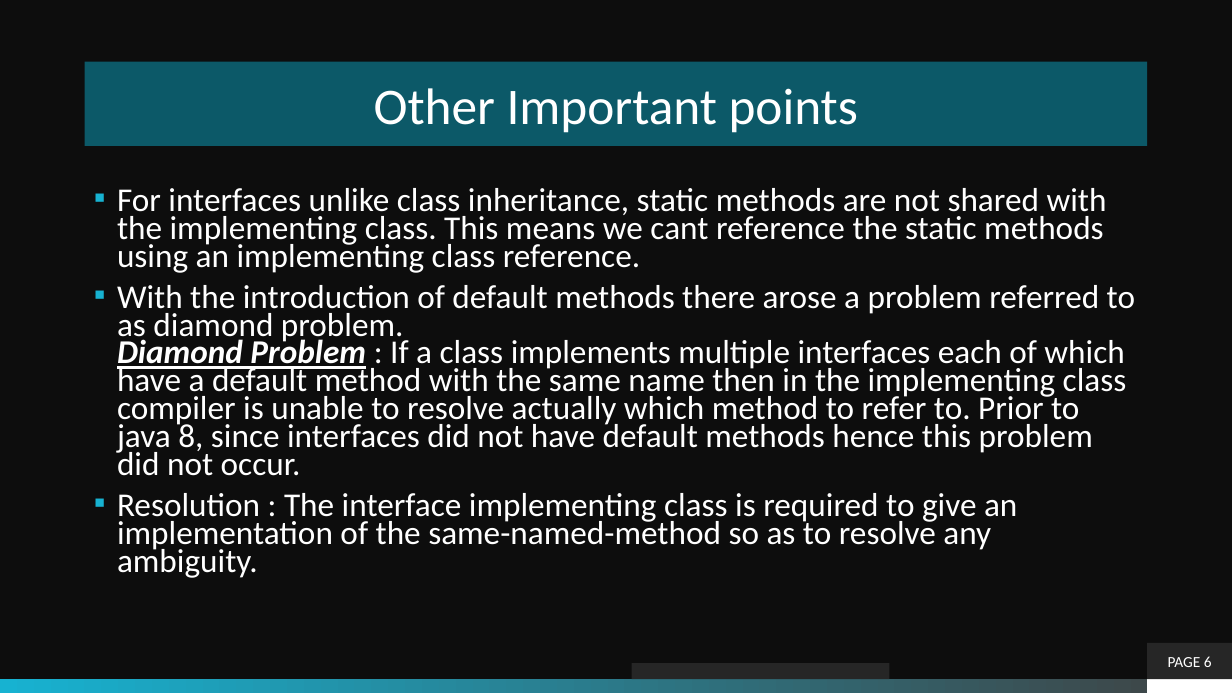
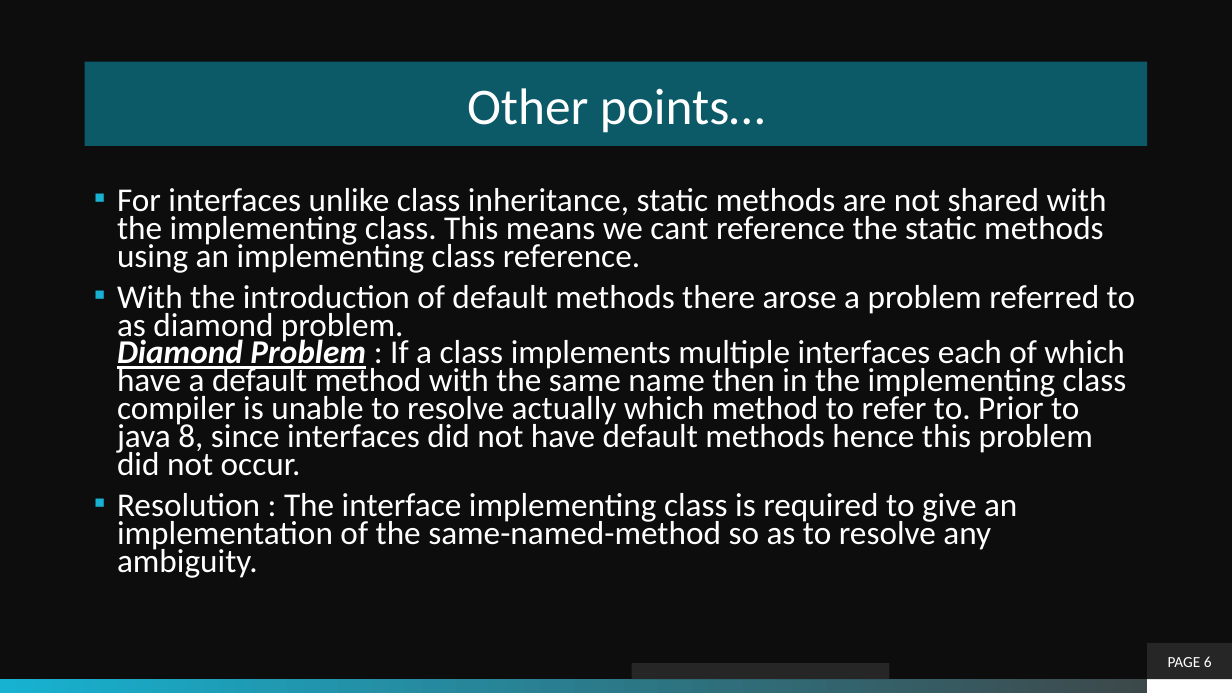
Before and after one commit to theLeonidas/Courses, a slide deck: slide 6 of courseMaterial/Interfaces/Interfaces.pptx. Drawn at 1232x693 pixels with LibreOffice and Linux fonts; fonts in the diff are those of the drawing; background and template pictures are left out. Boxes give left, top, right and bottom in pixels: in the first picture for what was removed or moved away, otherwise in the second. Text is boxed around its words. In the diff, an @@ line names an element or a change of style, - is before the commit and + after.

```diff
--- a/courseMaterial/Interfaces/Interfaces.pptx
+++ b/courseMaterial/Interfaces/Interfaces.pptx
@@ title at box(467, 88, 765, 133): text changed @@
-Other Important points
+Other points…
```
Also in this commit, not shown: 1 other slide changed, 1 slide added, 3 other files.
